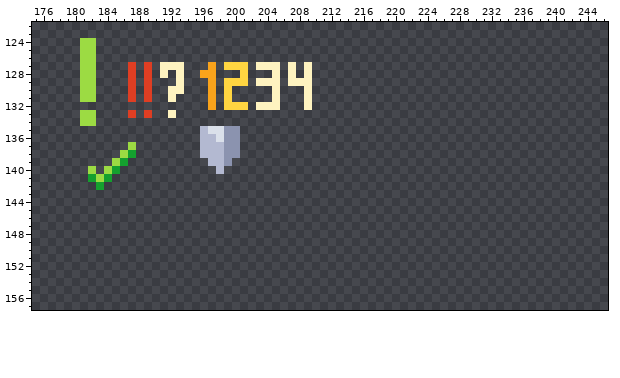
One commit to this pixel-art file: res/atlas/tiles.aseprite. The picture above is the old version.
512x512 pixels, 1 frame. Pixels under 10% opacity are left out. Colours within 5 levels of each other are drawn and written as one. Shown: x 175..246, y 122..157.
After the commit:
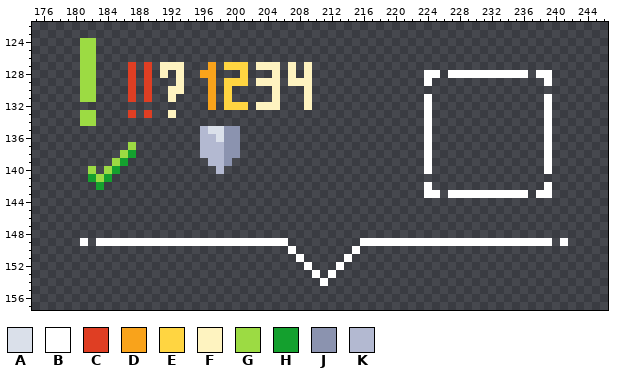
Palette (. is transparent): A #dae0ea  B #ffffff  C #df3e23  D #f9a31b  E #ffd541  F #fef3c0  G #9cdb43  H #14a02e  J #8b93af  K #b3b9d1
Diff:
Layer "tiles":
There is now colour B in row 128 at x 224 to 225, 227 to 236 and 238 to 239; in row 129 at x 224 and 239; in rows 131 to 140 at x 224 and 239; in row 142 at x 224 and 239; in row 143 at x 224 to 225, 227 to 236 and 238 to 239; in row 149 at x 181, 183 to 206, 216 to 239 and 241.
There is now colour B in row 150 at x 207 and 215; in row 151 at x 208 and 214; in row 152 at x 209 and 213; in row 153 at x 210 and 212; in row 154 at x 211.
Where, in picture pixels (left, top, right, bottom), the same in both pictures:
added: (424, 70, 552, 198)
added: (80, 238, 568, 286)
